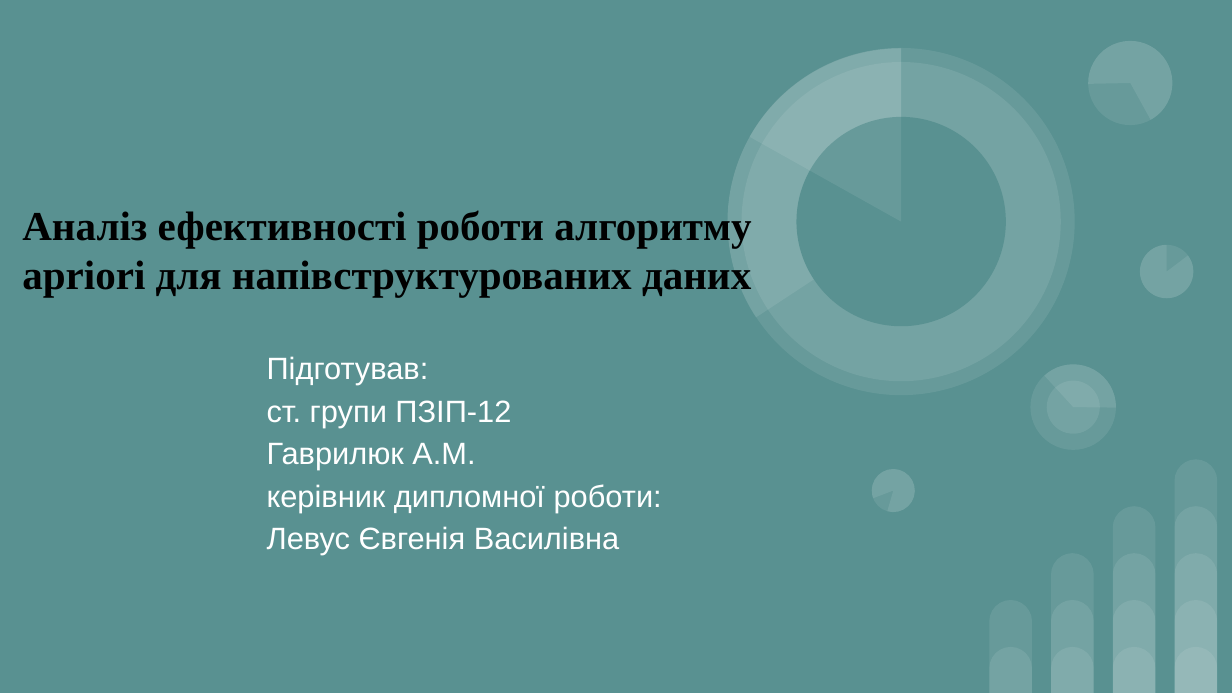
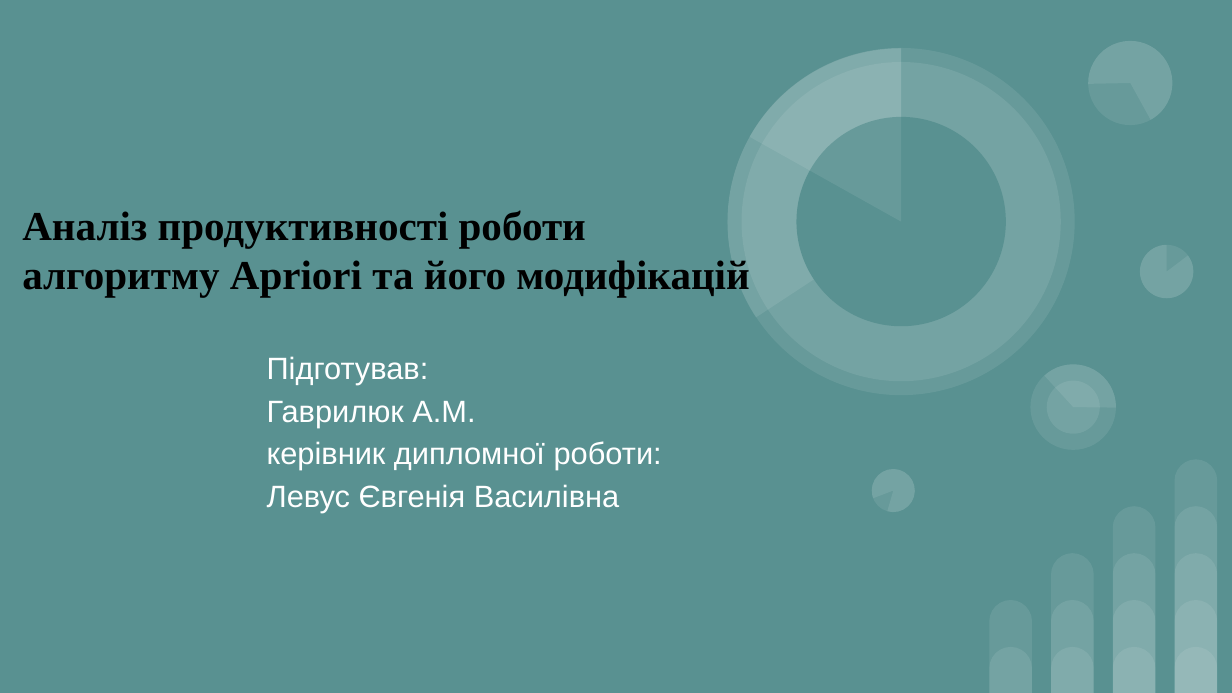
Before and after one commit to AndriiHavryliuk1/master2, a slide deck: slide 1 of docs/Дослідження_роботи_алгоритму_apriori.pptx. Drawn at 1232x693 pixels with LibreOffice and Linux fonts; fonts in the diff are those of the drawing. Boxes give left, top, right and bottom in pixels: in the first picture for what was removed or moved away, otherwise in the second. Text is boxed around its words. In the diff, an @@ line names an element or a change of style, - is before the commit and + after.

```diff
--- a/docs/Дослідження_роботи_алгоритму_apriori.pptx
+++ b/docs/Дослідження_роботи_алгоритму_apriori.pptx
@@ title at (22,210,749,297): text changed @@
-Аналіз ефективності роботи алгоритму apriori для напівструктурованих даних
+Аналіз продуктивності роботи алгоритму Apriori та його модифікацій
@@ subtitle at (267,400,511,428): paragraph removed @@
-ст. групи ПЗІП-12
```
Also in this commit, not shown: 2 other slides changed, 6 slides added, 7 slides removed, 2 other files.
